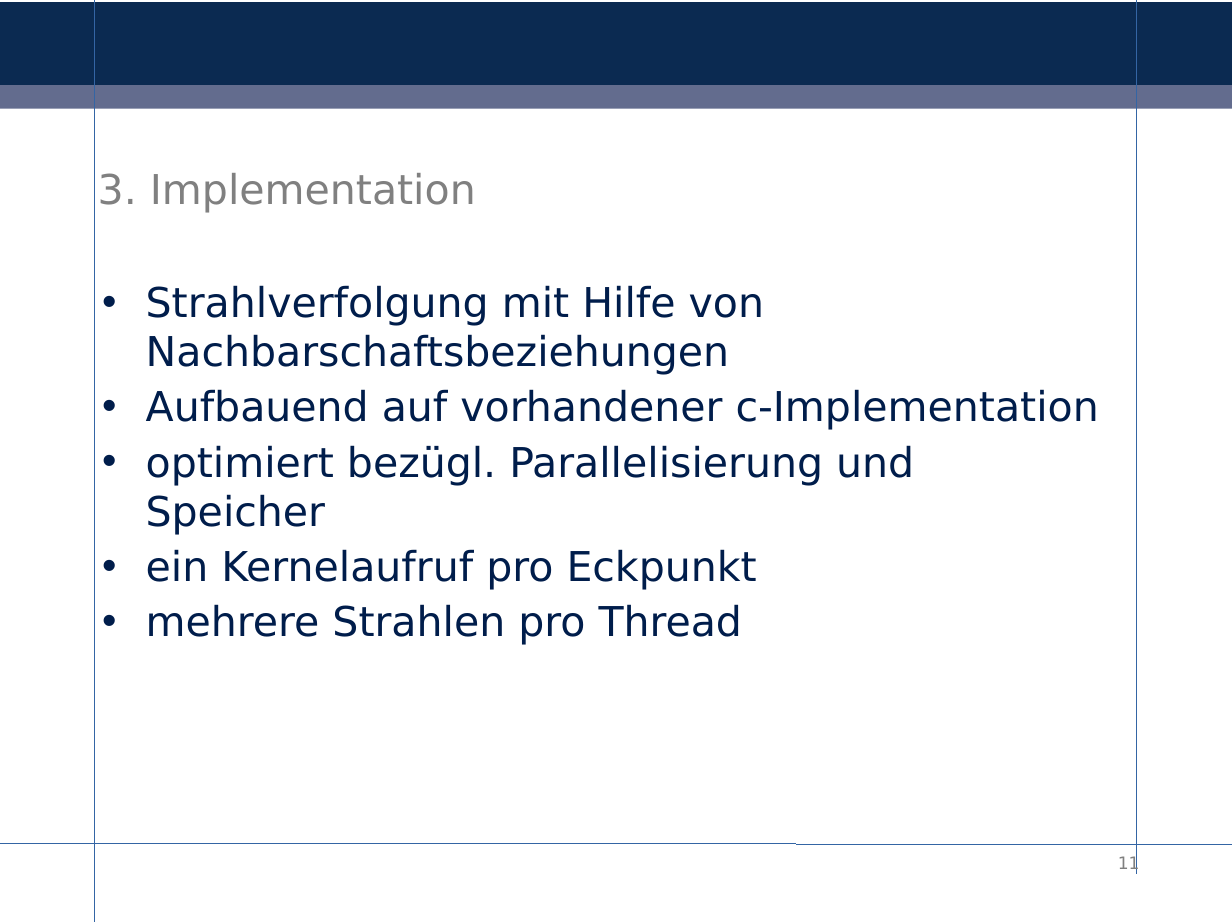
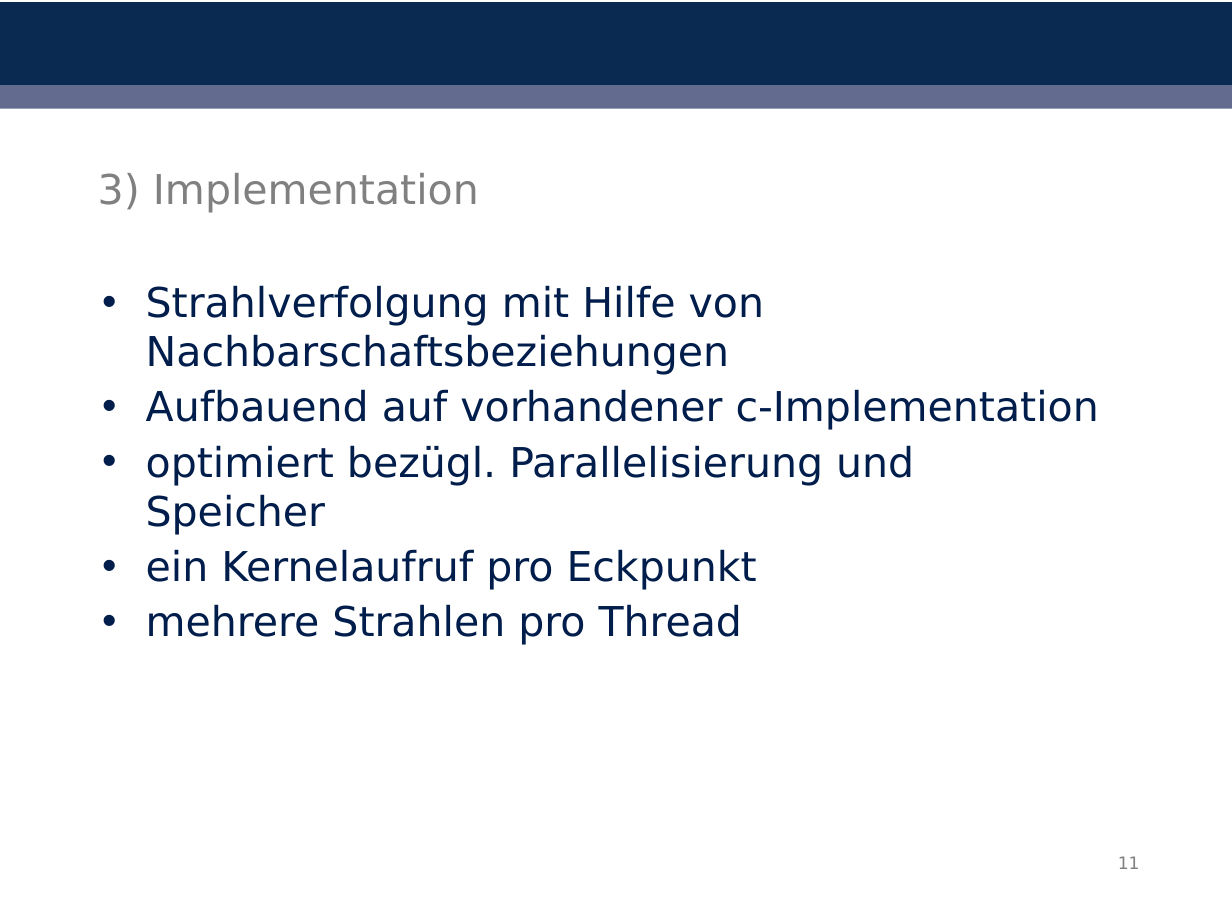
Before and after one commit to ComputationalRadiationPhysics/haseongpu, a slide deck: slide 11 of literature/Praesentation/abschlusspraesentation.odp. Drawn at 1232x924 pixels with LibreOffice and Linux fonts; fonts in the diff are those of the drawing; background and template pictures are left out. Boxes give left, top, right and bottom in pixels: in the first picture for what was removed or moved away, otherwise in the second. Text is boxed around its words. In the diff, an @@ line names an element or a change of style, - is before the commit and + after.

```diff
--- a/literature/Praesentation/abschlusspraesentation.odp
+++ b/literature/Praesentation/abschlusspraesentation.odp
@@ line removed from (95, 0) to (95, 922) @@
@@ line removed from (1136, 0) to (1136, 873) @@
@@ title at <box>98,173,479,213</box>: text changed @@
-3. Implementation
+3) Implementation
@@ line removed from (0, 844) to (1232, 844) @@
```
Also in this commit, not shown: 12 other slides changed, 1 slide added, 1 other file.
